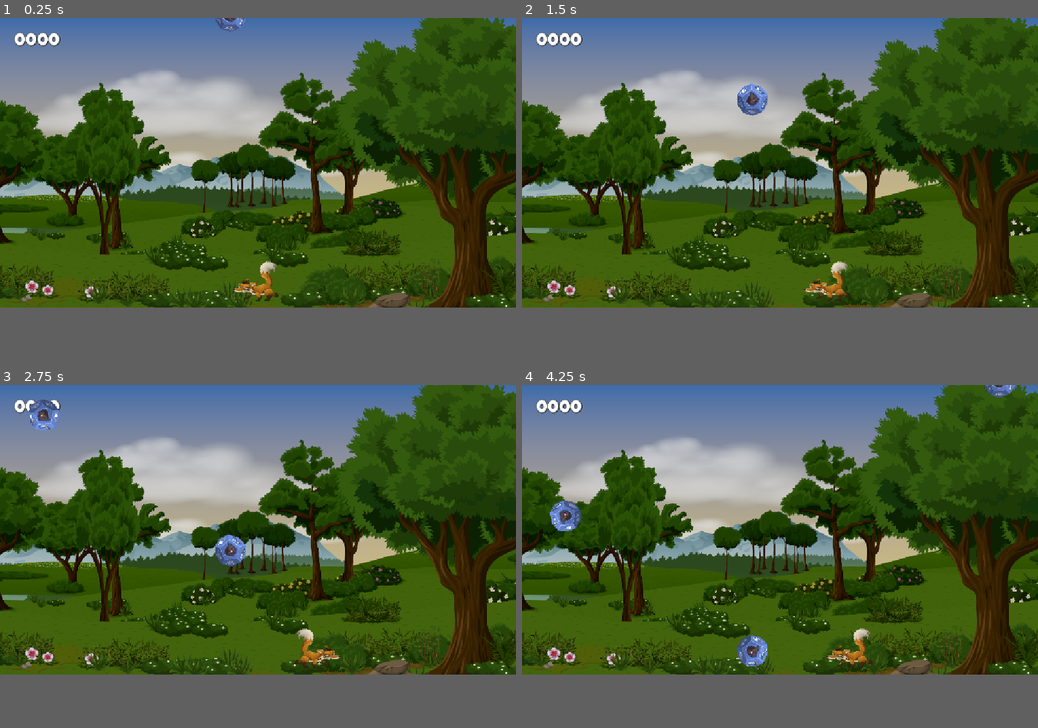
Above: before the commit, frames 1-4 (two rows, left to right).
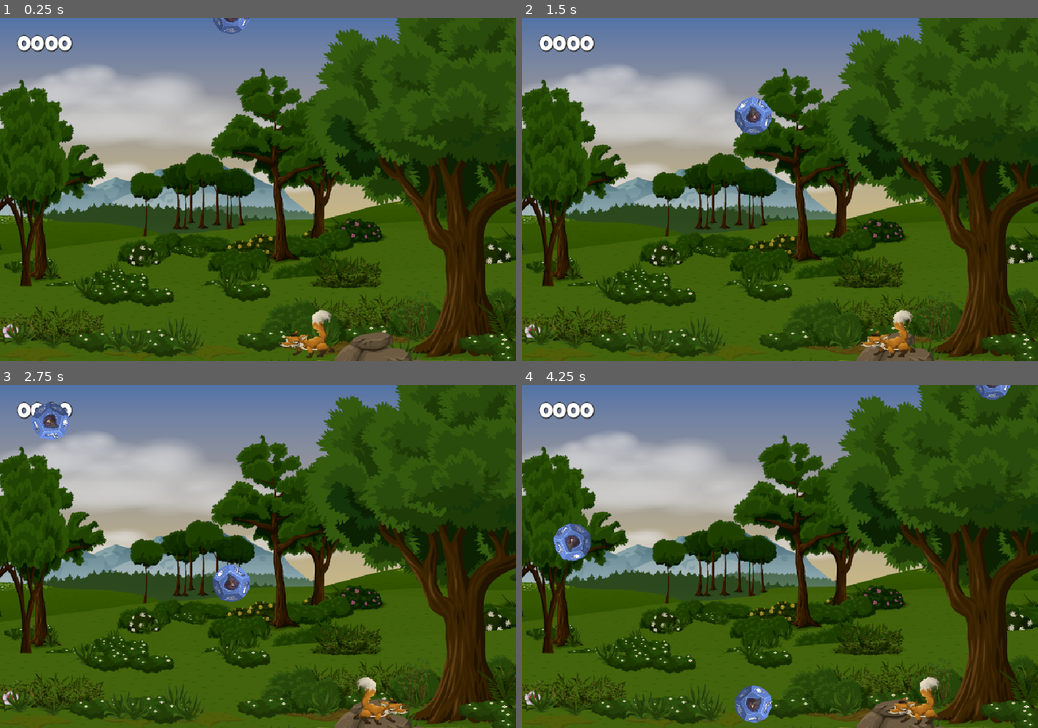
Above: after the commit, the same moments.

Repository: Newton-Duarte/godot-dice-catcher
Game: Godot game, scene res://scenes/game.tscn
The game is run twice, just before and just after one commit, with the same random seed, the same clock (stepped at 60 frames per second) and the same inputs.
Inputs:
- Up to frame 1 (0.25 s): no input
- Up to frame 2 (1.5 s): hold Right (ui_right) 0.53-1.28 s; hold Left (ui_left) from 1.28 s (still down)
- Up to frame 3 (2.75 s): release Left (ui_left) at 2.03 s; hold Right (ui_right) from 2.03 s (still down)
- Up to frame 4 (4.25 s): release Right (ui_right) at 3.53 s; hold Left (ui_left) from 3.53 s (still down)
The window is 800x450 before the commit and 800x533 after it. Grey fills any space a smaller window leaves; there, only what the larger window draws over its background counts as a difference.

The runs differ from the first frame. In frame 1, 48% of the frame differs, in the area x 0-100%, y 0-100%; in frame 2, 49%; in frame 3, 49%; in frame 4, 50%.

Commit message:
feat: change game to 960x640 resolution

Diff:
--- a/project.godot
+++ b/project.godot
@@ -17,6 +17,8 @@
 
 [display]
 
+window/size/viewport_width=960
+window/size/viewport_height=640
 window/stretch/mode="canvas_items"
 
 [global_group]
--- a/scenes/game.tscn
+++ b/scenes/game.tscn
@@ -18,7 +18,7 @@
 script = ExtResource("1_lnu2h")
 
 [node name="Background" type="Sprite2D" parent="." unique_id=2114178832]
-position = Vector2(583, 342.00003)
+position = Vector2(397.99997, 313)
 scale = Vector2(0.7, 0.7)
 texture = ExtResource("1_uwrxv")
 
